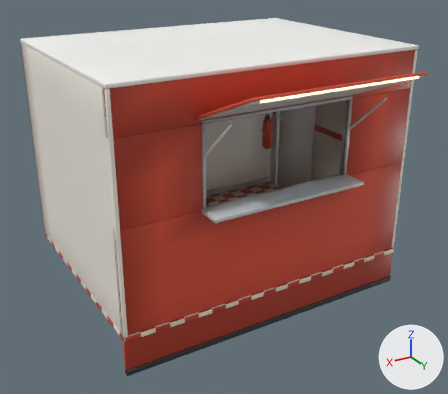
The glTF model assets/models/fp-room-van.gltf as it was, and as the next commit left it.
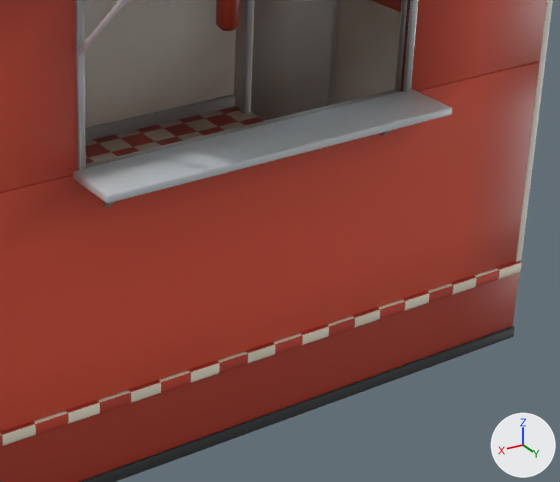
Old and new are each drawn whole from a 50 mm lens placed at (3.27, 5.57, 3.35), pointed at (0.13, 0.35, 0.73) and again close up on the part from 38% to 92% of the width and 34% to 87% of the height. The lights are fixed; the arrows at lower right show +X, +Y and +Z. The first two pictures are the older version. Vertices at exactly the same position are counted once.

Objects in the first close-up: 'model'.
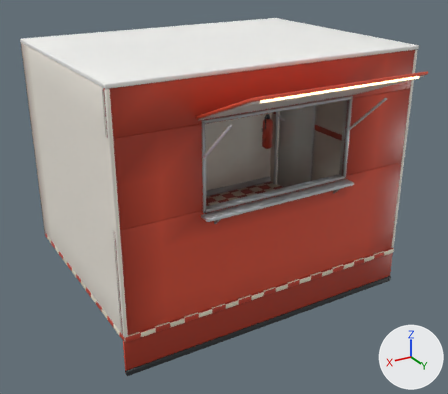
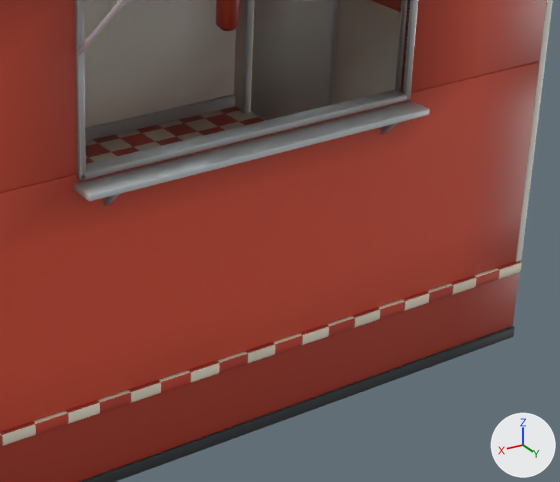
Edits to the bpy script that builds the scene:
```text
Change me_model:
    where me_model.from_pydata(...)  # 6724 vertices, 13362 faces; spans x -1.68..1.66, y -1.32..1.99, z -0.43..2.29
    used by ob_model
    me_model part 1: the loose piece of 140 vertices spanning x -0.85..0.85, y 1.14..1.4, z 1.03..1.07 is scaled about its middle by (1, 0.489, 0.833), then moved by (0.0, -0.07, -0.05)
    me_model part 2: the loose piece of 56 vertices spanning x -0.71..-0.69, y 1.13..1.27, z 0.88..1.02 is scaled about its middle by (1, 0.658, 0.658), then moved by (0.0, -0.03, -0.02)
    me_model part 3: the loose piece of 56 vertices spanning x 0.69..0.71, y 1.13..1.27, z 0.88..1.02 is scaled about its middle by (1, 0.658, 0.658), then moved by (0.0, -0.03, -0.02)
    me_model part 4: 503 kept faces spanning x -0.85..1.65, y -0.62..1.27, z 0.52..2.25 get new vertex colours
```

Where the change shows, as pixel boxes (x1, y1, x2, y2) in the close-ups (560 x 482 px; the box of a moved part takes in the faces that stretch with it):
part 1 of me_model, moved or reshaped
    before: (73, 89, 452, 203)
    after: (73, 100, 430, 201)
part 2 of me_model, moved or reshaped (mostly hidden before)
    before: (381, 130, 392, 136)
    after: (381, 123, 398, 135)
part 3 of me_model, moved or reshaped (mostly hidden before)
    before: (104, 202, 114, 208)
    after: (104, 194, 120, 206)
part 4 of me_model, edited (looks the same)
    both: (78, 0, 417, 294)
